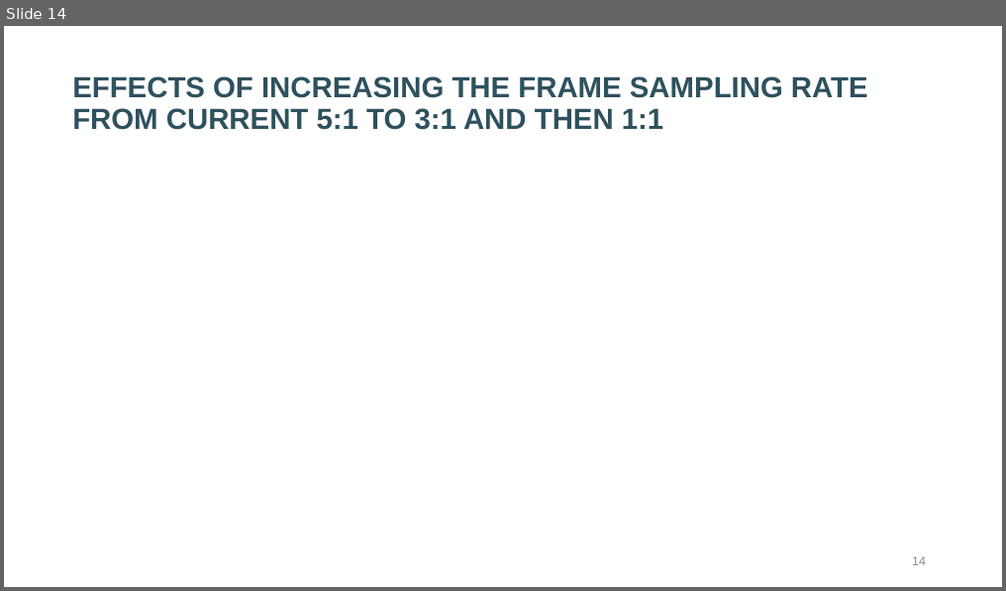
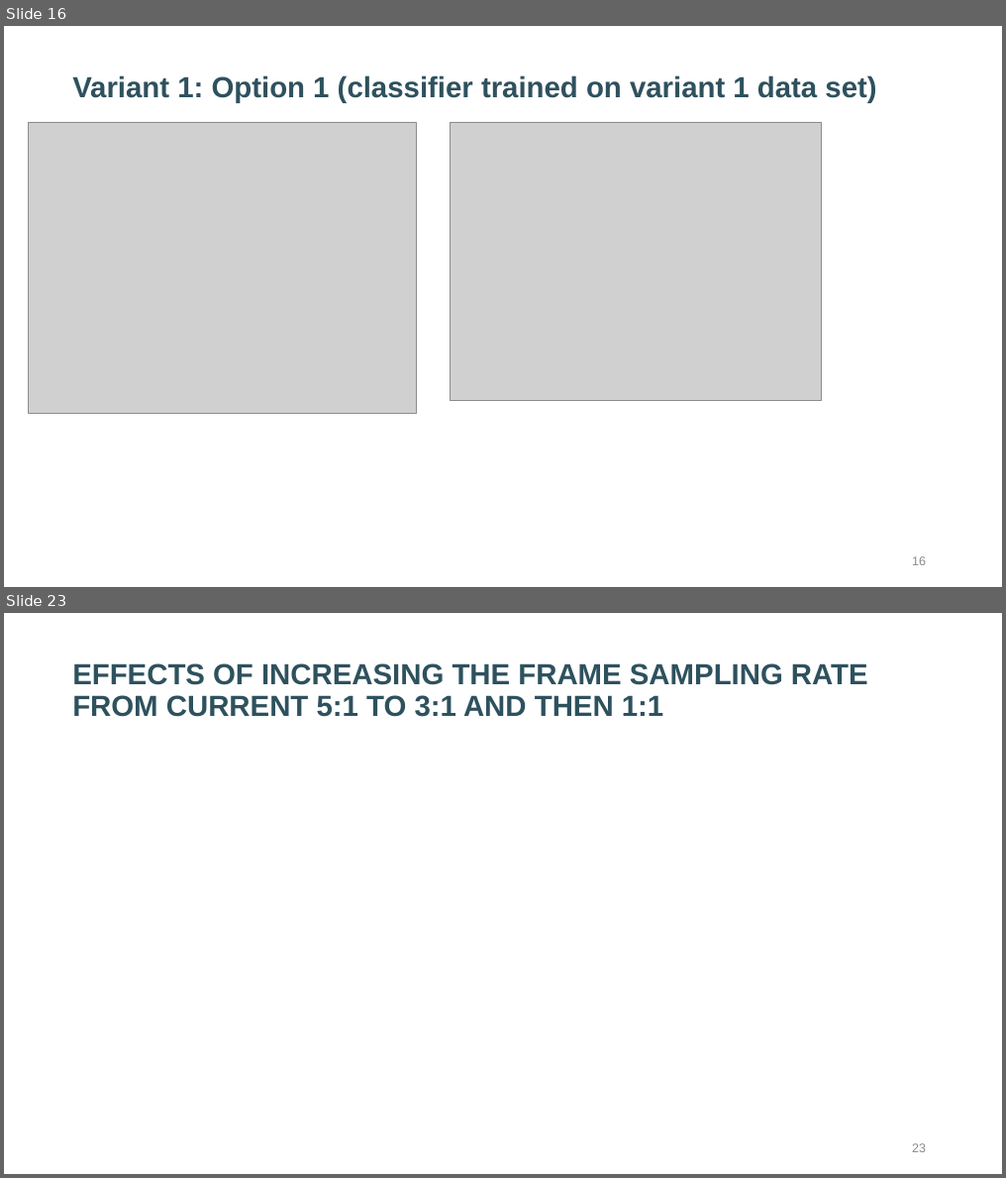
Before and after one commit to karthik111/video_anomaly_detection, a slide deck: docs/Video Anomaly Detection – Design Notes v5.pptx. Shown one above the other, each under a label of ours: slide 14 before the commit, slides 16 and 23 after it; the slides between them are not shown. The pictures are 1006x591 and 1006x1178 pixels, drawn with LibreOffice and Linux fonts; fonts in the diff are those of the drawing; grey boxes stand for pictures. Boxes give left, top, right and bottom in pixels: in the first picture for what was removed or moved away, otherwise in the second. Text is boxed around its words. In the diff, an @@ line names an element or a change of style, - is before the commit and + after.

```diff
--- a/docs/Video Anomaly Detection – Design Notes v5.pptx
+++ b/docs/Video Anomaly Detection – Design Notes v5.pptx
@@ slide 16 added at box(4, 26, 1002, 587), background #FFFFFF @@
@@ title added at box(72, 76, 876, 103), 28 pt, text #2E515E, bold @@
+Variant 1: Option 1 (classifier trained on variant 1 data set)
@@ picture added at box(28, 122, 417, 413) @@
@@ picture added at box(450, 122, 822, 400) @@
@@ page number added at box(912, 557, 926, 566), 12 pt, text #8C8C8C @@
+16
@@ what was slide 14 is now slide 23 @@
@@ page number at box(912, 1144, 926, 1153): text changed @@
-14
+23
```
Also in this commit, not shown: 4 slides changed, 7 other slides added, 9 other files.
